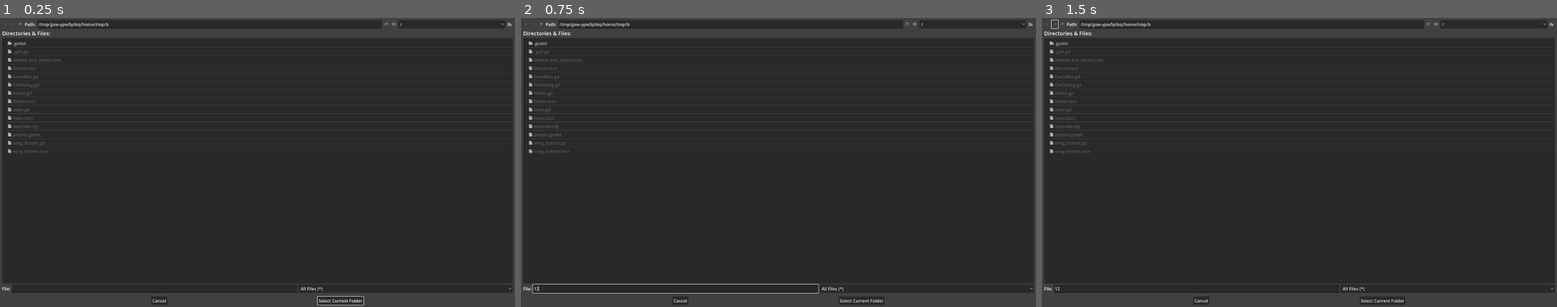
Above: before the commit, frames 1-3 (left to right).
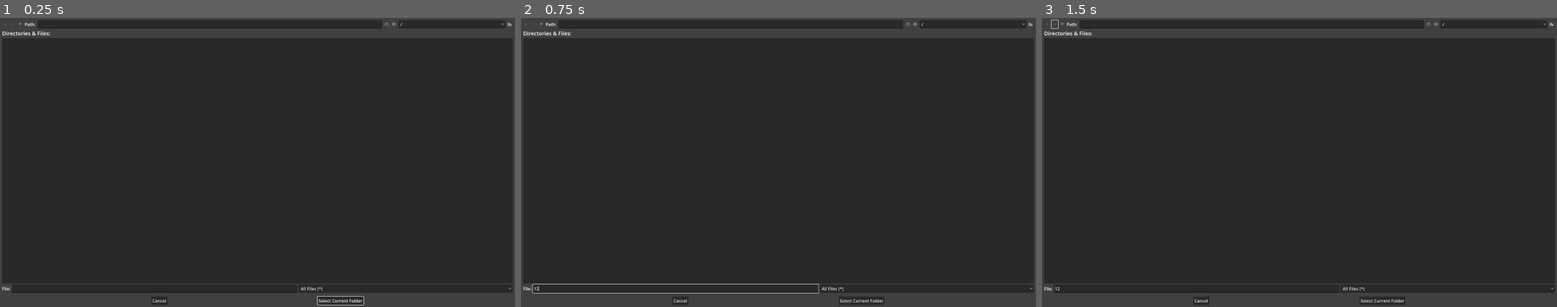
Above: after the commit, the same moments.

Repository: wilcockj/gd_music_player
Game: Godot game, scene res://main.tscn
Two runs of this game, one before a commit and one after it. Both use one fixed random seed, a clock stepped at 60 frames per second and the inputs below.
Inputs (mouse positions are in pixels of both pictures, inside the frame that each line leads up to):
- Up to frame 1 (0.25 s): no input
- Up to frame 2 (0.75 s): click (675, 289) at 0.52 s; type "12" at 0.6 s
- Up to frame 3 (1.5 s): click (1057, 23) at 1.25 s

The runs differ from the first frame. In frame 1, 1.0% of the frame differs, in the area x 1-100%, y 1-47%; in frame 2, 1.0%; in frame 3, 1.0%.

Commit message:
got current playing sound

Diff:
--- a/filelist.gd
+++ b/filelist.gd
@@ -26,6 +26,7 @@
 func play_song(button):
 	print("Should play " + button.get_meta("path"))
 	EventBus.song_request.emit(button.get_meta("path"))
+	%SongName.text = button.text
 
 func _on_reverb_check_box_toggled(toggled_on):
 	EventBus.set_reverb.emit(toggled_on)
--- a/filelist.tscn
+++ b/filelist.tscn
@@ -19,10 +19,21 @@
 grow_horizontal = 2
 grow_vertical = 2
 
-[node name="Panel" type="Panel" parent="HBoxContainer"]
-modulate = Color(1, 1, 1, 0)
+[node name="VBoxContainer2" type="VBoxContainer" parent="HBoxContainer"]
 layout_mode = 2
 size_flags_horizontal = 3
+
+[node name="Panel" type="Panel" parent="HBoxContainer/VBoxContainer2"]
+layout_mode = 2
+
+[node name="TextureRect" type="TextureRect" parent="HBoxContainer/VBoxContainer2"]
+layout_mode = 2
+size_flags_vertical = 3
+
+[node name="SongName" type="Label" parent="HBoxContainer/VBoxContainer2"]
+unique_name_in_owner = true
+layout_mode = 2
+text = "asdasdasdd"
 
 [node name="VBoxContainer" type="VBoxContainer" parent="HBoxContainer"]
 layout_mode = 2
@@ -49,10 +60,16 @@
 layout_mode = 2
 size_flags_vertical = 3
 
-[node name="FileDisplayVbox" type="VBoxContainer" parent="HBoxContainer/VBoxContainer/ScrollContainer"]
+[node name="HBoxContainer" type="HBoxContainer" parent="HBoxContainer/VBoxContainer/ScrollContainer"]
+layout_mode = 2
+
+[node name="FileDisplayVbox" type="VBoxContainer" parent="HBoxContainer/VBoxContainer/ScrollContainer/HBoxContainer"]
 unique_name_in_owner = true
 layout_mode = 2
 size_flags_horizontal = 3
 size_flags_vertical = 3
 
+[node name="Panel" type="Panel" parent="HBoxContainer/VBoxContainer/ScrollContainer/HBoxContainer"]
+layout_mode = 2
+
 [connection signal="toggled" from="HBoxContainer/VBoxContainer/Reverb/ReverbCheckBox" to="." method="_on_reverb_check_box_toggled"]
--- a/main.gd
+++ b/main.gd
@@ -6,6 +6,9 @@
 func _ready():
 	EventBus.song_request.connect(_on_song_request)
 	EventBus.set_reverb.connect(_on_set_reverb)
+	OS.get_name()
+	if OS.get_name() == "Android":
+		%FileDialog.root_subfolder = "/storage/emulated/0/"
 	#get_tree().create_timer(1).timeout.connect(func():$AudioStreamPlayer.playing = true)
 
 # Called every frame. 'delta' is the elapsed time since the previous frame.
@@ -41,7 +44,7 @@
 	#print(mp3_list)
 	var list = filelist.instantiate()
 	get_tree().root.add_child(list)
-	$CanvasLayer/Control.add_list_of_files(mp3_list)
+	list.add_list_of_files(mp3_list)
 
 
 func _on_song_request(song_path):
--- a/main.tscn
+++ b/main.tscn
@@ -1,13 +1,13 @@
-[gd_scene load_steps=4 format=3 uid="uid://c5sm757wy81jr"]
+[gd_scene load_steps=3 format=3 uid="uid://c5sm757wy81jr"]
 
 [ext_resource type="Script" path="res://main.gd" id="1_rekgr"]
 [ext_resource type="Script" path="res://FileDialog.gd" id="2_kph3m"]
-[ext_resource type="PackedScene" uid="uid://cjhx883qcvbi1" path="res://filelist.tscn" id="4_6672k"]
 
 [node name="Node2D" type="Node2D"]
 script = ExtResource("1_rekgr")
 
 [node name="FileDialog" type="FileDialog" parent="."]
+unique_name_in_owner = true
 mode = 3
 title = "Open a Directory"
 size = Vector2i(689, 159)
@@ -20,8 +20,7 @@
 ok_button_text = "Select Current Folder"
 file_mode = 2
 access = 2
-root_subfolder = "/home/jamesw/Music"
-show_hidden_files = true
+root_subfolder = "/home/"
 script = ExtResource("2_kph3m")
 
 [node name="AudioStreamPlayer" type="AudioStreamPlayer" parent="."]
@@ -30,6 +29,4 @@
 
 [node name="CanvasLayer" type="CanvasLayer" parent="."]
 
-[node name="Control" parent="CanvasLayer" instance=ExtResource("4_6672k")]
-
 [connection signal="dir_selected" from="FileDialog" to="." method="_on_file_dialog_dir_selected"]
--- a/project.godot
+++ b/project.godot
@@ -32,6 +32,6 @@
 
 [rendering]
 
-renderer/rendering_method="gl_compatibility"
-renderer/rendering_method.mobile="gl_compatibility"
+renderer/rendering_method.mobile="forward_plus"
+renderer/rendering_method.web="forward_plus"
 textures/vram_compression/import_etc2_astc=true
